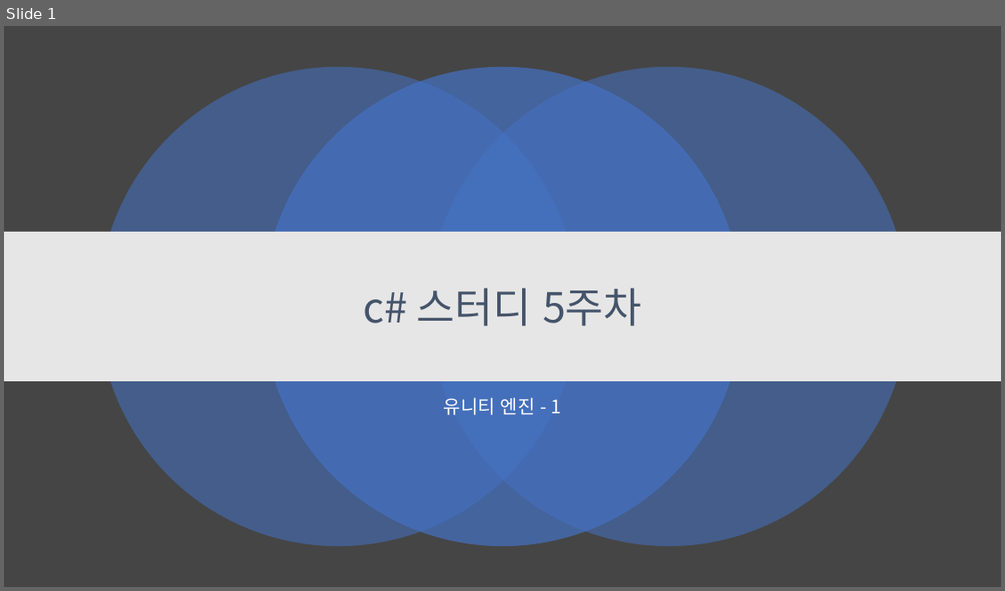
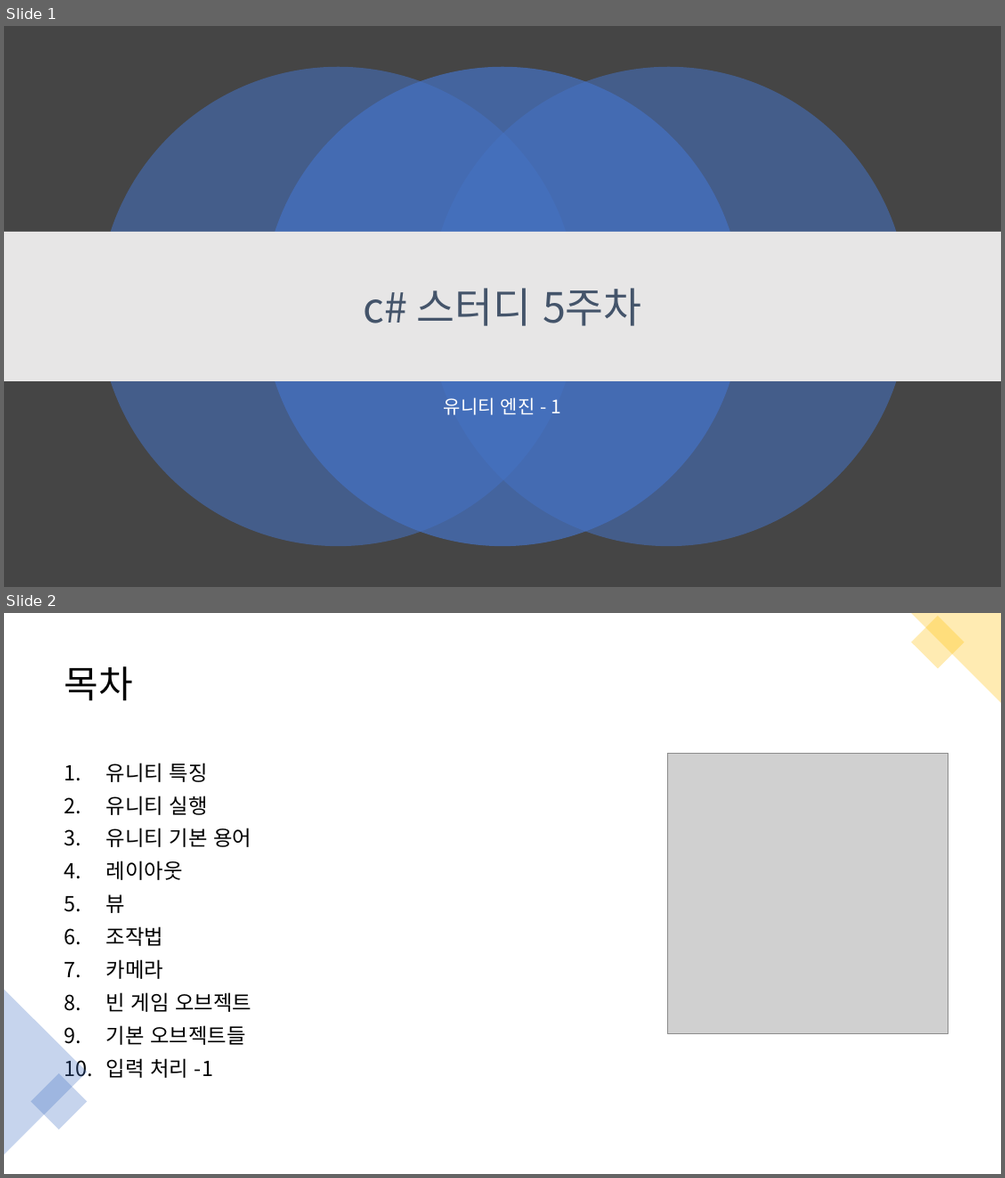
Before and after one commit to kjh99660/Study_powerpoint, a slide deck: c# 스터디 5주 차.pptx. Shown one above the other, each under a label of ours: slide 1 before the commit, slides 1 and 2 after it. The pictures are 1005x591 and 1005x1178 pixels, drawn with LibreOffice and Linux fonts; fonts in the diff are those of the drawing; grey boxes stand for pictures. Boxes give left, top, right and bottom in pixels: in the first picture for what was removed or moved away, otherwise in the second. Text is boxed around its words. In the diff, an @@ line names an element or a change of style, - is before the commit and + after.

```diff
--- a/c# 스터디 5주 차.pptx
+++ b/c# 스터디 5주 차.pptx
@@ slide 2 added at (4,613,1001,1174), background #FFFFFF @@
@@ triangle added at (911,613,1001,703), fill #FFC000 at 30% opacity @@
@@ rectangle added at (912,616,964,668), fill #FFC000 at 30% opacity @@
@@ title added at (64,666,132,701), 36 pt, text #000000 @@
+목차
@@ text added at (106,763,251,1078), 20 pt, text #000000 @@
+1. 유니티 특징
+2. 유니티 실행
+3. 유니티 기본 용어
+4. 레이아웃
+5. 뷰
+6. 조작법
+7. 카메라
+8. 빈 게임 오브젝트
+9. 기본 오브젝트들
+10. 입력 처리 -1
@@ picture added at (668,754,948,1034) @@
@@ triangle added at (4,989,87,1154), fill #4472C4 at 30% opacity @@
@@ rectangle added at (31,1073,87,1129), fill #4472C4 at 30% opacity @@
```
Also in this commit, not shown: 21 other slides added, 1 slide removed, 3 other files.
